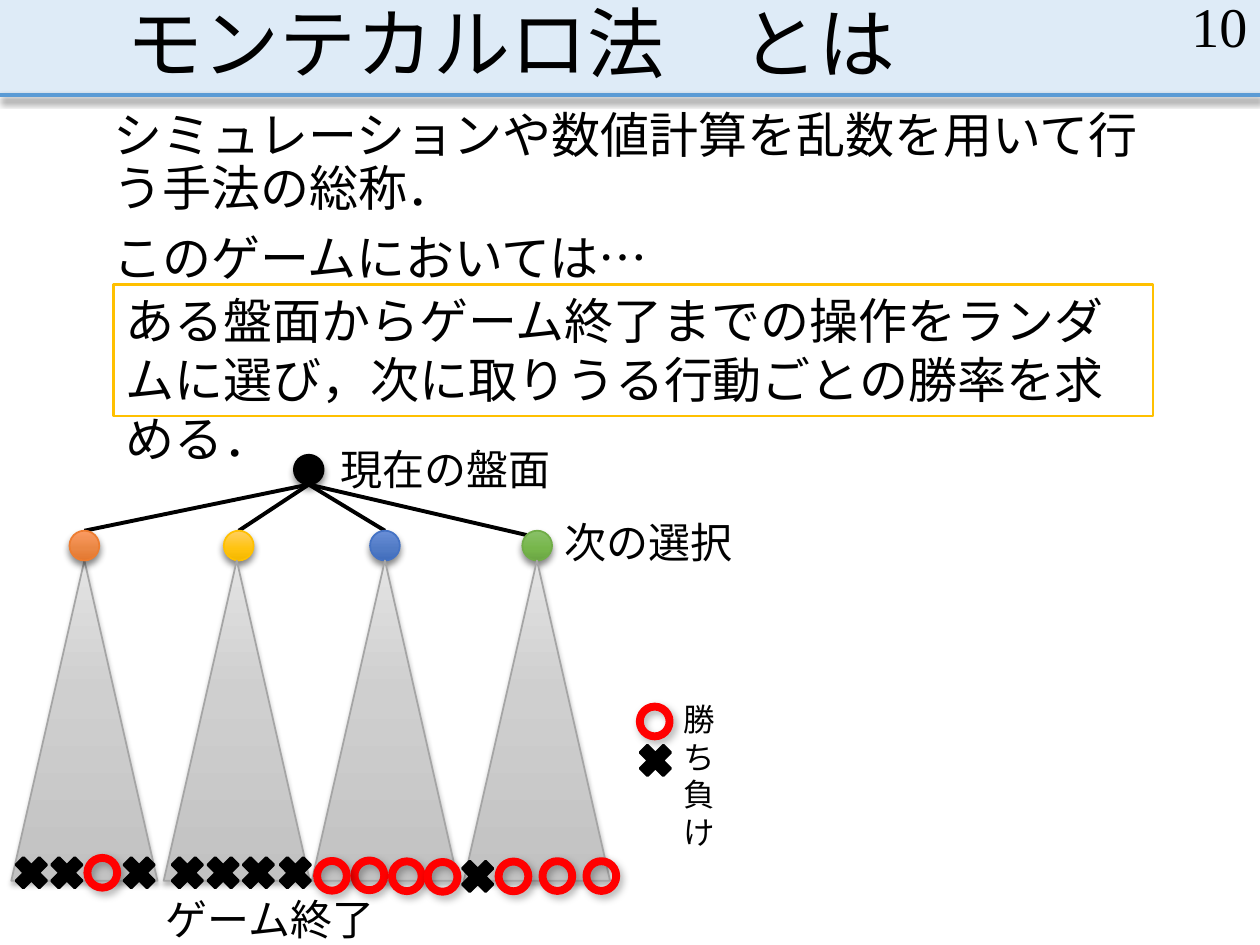
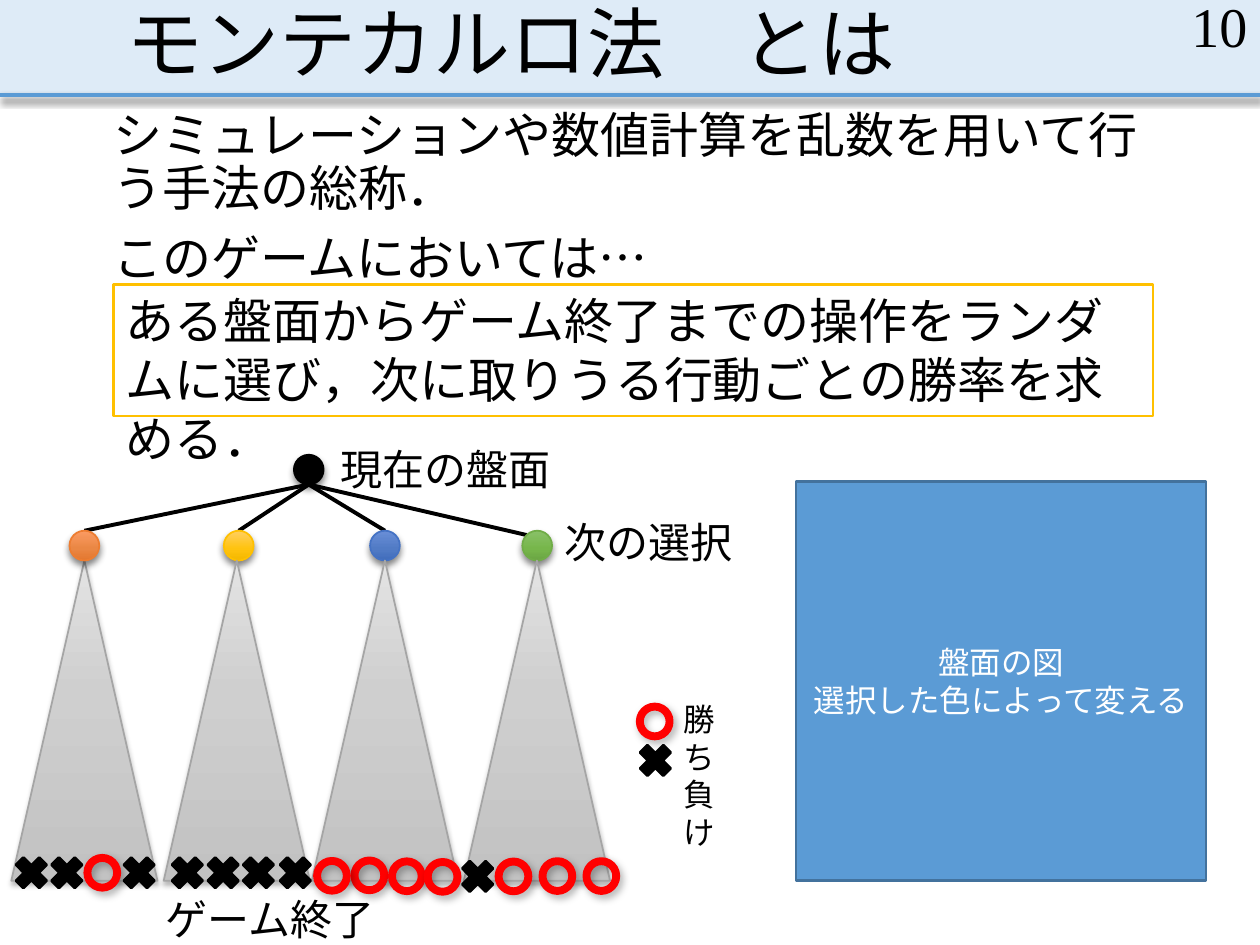
Before and after one commit to MasayaOda/SR, a slide deck: slide 10 of 中間発表.pptx. Drawn at 1260x945 pixels with LibreOffice and Linux fonts; fonts in the diff are those of the drawing. Boxes give left, top, right and bottom in pixels: in the first picture for what was removed or moved away, otherwise in the second. Text is boxed around its words. In the diff, an @@ line names an element or a change of style, - is before the commit and + after.

```diff
--- a/中間発表.pptx
+++ b/中間発表.pptx
@@ rectangle added at (796,481,1206,881), fill #5B9BD5, outline #43739E 1.5 pt, 18 pt, text #FFFFFF @@
+盤面の図
+選択した色によって変える
```
Also in this commit, not shown: 3 other slides changed, 5 other files.
